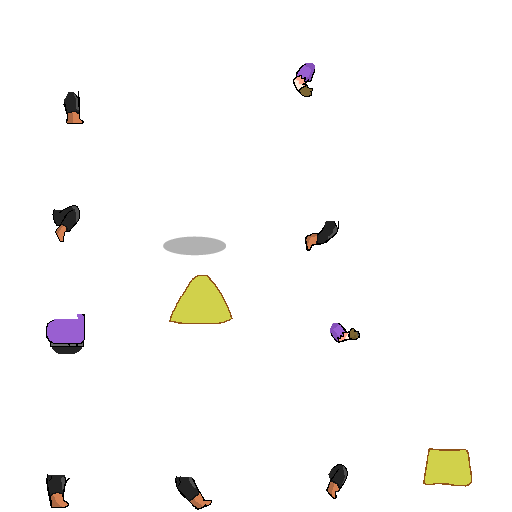
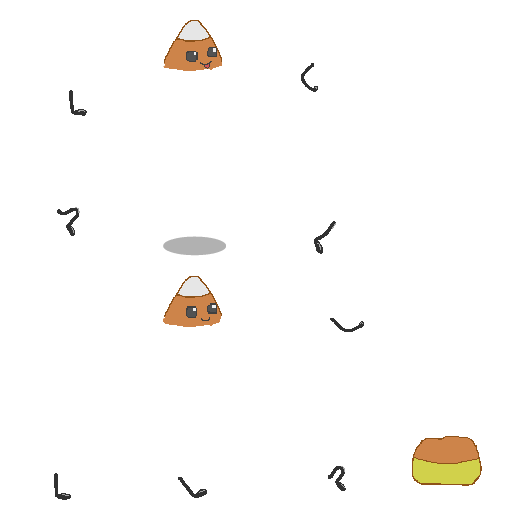
Layered file, before and after one edit (512 x 512). Changes by layer:
removed layer "Layer 1" over (x1=169, y1=275, x2=472, y2=487)
added layer "upperFace" above "bottomFace" over (x1=186, y1=47, x2=217, y2=69)
added layer "bottomFace" above "head" over (x1=186, y1=303, x2=217, y2=321)
added layer "head" above "hands" over (x1=163, y1=20, x2=222, y2=327)
added layer "hands" above "legs" over (x1=301, y1=63, x2=364, y2=332)
added layer "legs" above "main body" over (x1=54, y1=90, x2=346, y2=500)
showed "main body" (1st of 2), opacity 52% → 100%, painted on it over (x1=46, y1=20, x2=482, y2=510)
removed layer "main body Copy" over (x1=46, y1=63, x2=360, y2=510)
